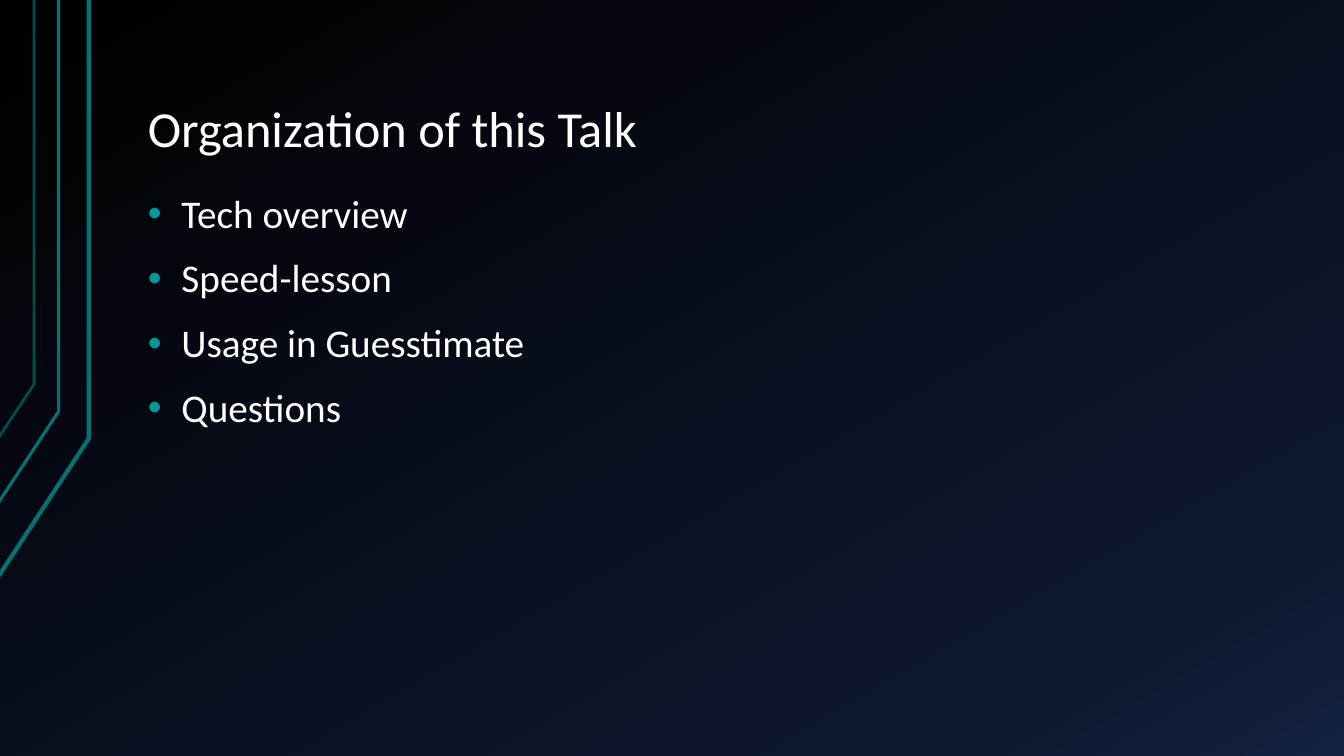
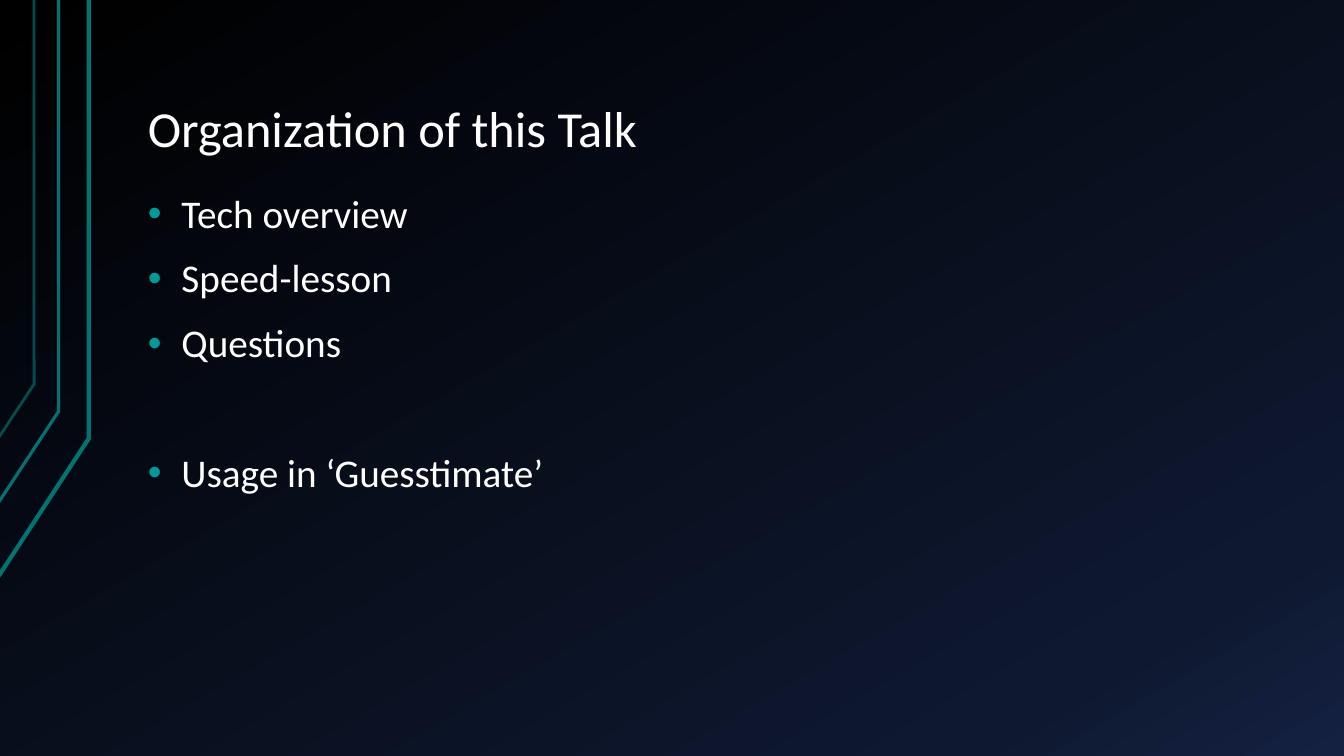
Before and after one commit to StachuDotNet/Guesstimate_talk, a slide deck: slide 3 of Assets/talk.pptx. Drawn at 1344x756 pixels with LibreOffice and Linux fonts; fonts in the diff are those of the drawing. Boxes give left, top, right and bottom in pixels: in the first picture for what was removed or moved away, otherwise in the second. Text is boxed around its words. In the diff, an @@ line names an element or a change of style, - is before the commit and + after.

```diff
--- a/Assets/talk.pptx
+++ b/Assets/talk.pptx
@@ text at box(181, 330, 525, 364): paragraph removed @@
-• Usage in Guesstimate
@@ text at box(181, 459, 544, 494): paragraph added @@
+• Usage in ‘Guesstimate’
```
Also in this commit, not shown: 7 other slides changed, 2 slides added, 3 slides removed, 5 other files.
